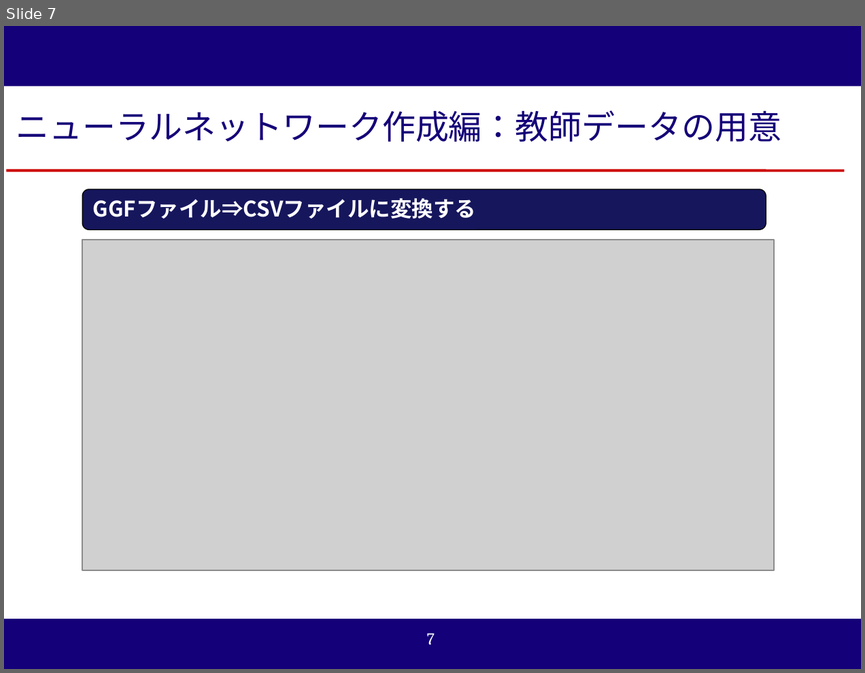
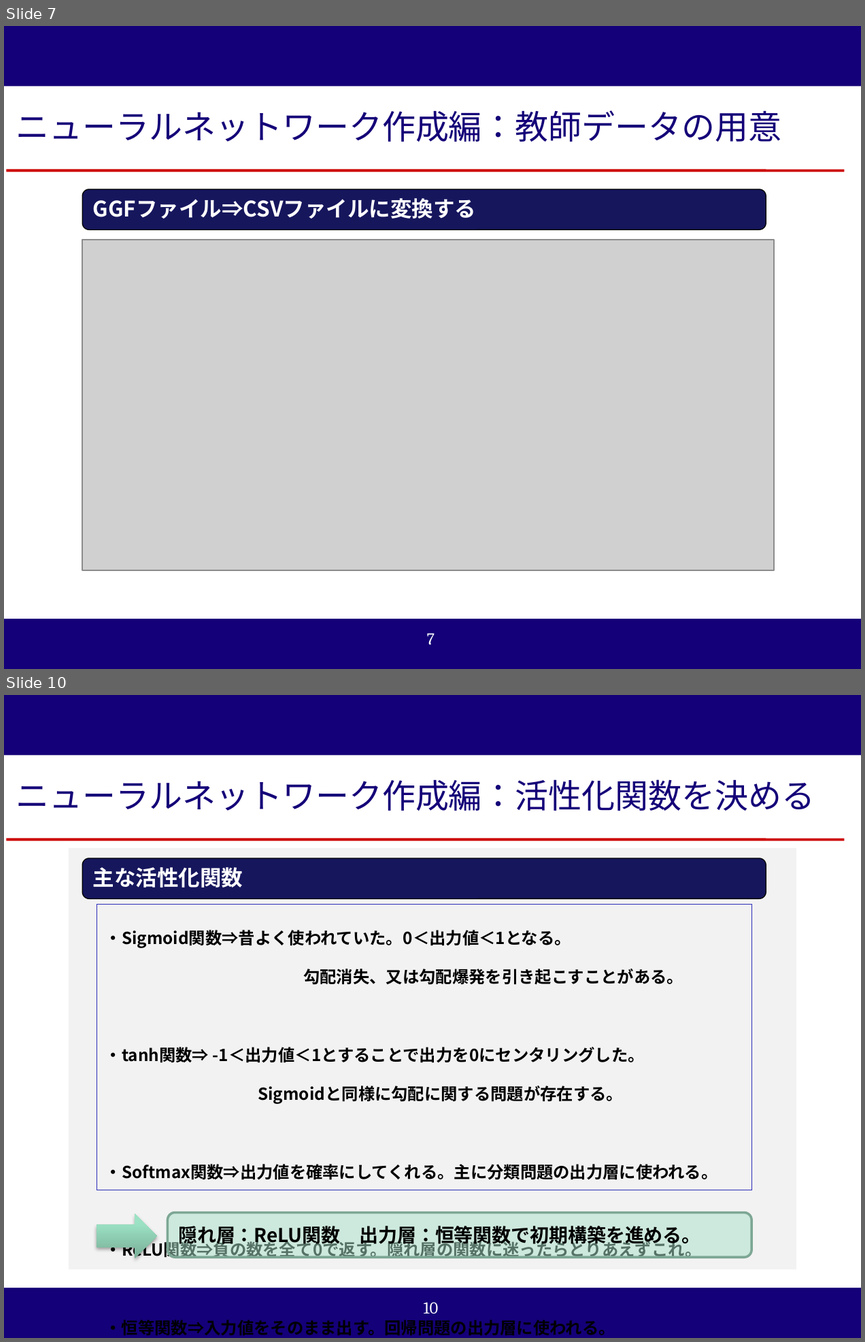
Before and after one commit to reversi-ir/ai-program, a slide deck: reversi-ai/result/オセロAI_技術アカデミー用説明資料.pptx. Shown one above the other, each under a label of ours: slide 7 before the commit, slides 7 and 10 after it; the slides between them are not shown. The pictures are 865x673 and 865x1342 pixels, drawn with LibreOffice and Linux fonts; fonts in the diff are those of the drawing; grey boxes stand for pictures; background and template pictures are left out. Boxes give left, top, right and bottom in pixels: in the first picture for what was removed or moved away, otherwise in the second. Text is boxed around its words. In the diff, an @@ line names an element or a change of style, - is before the commit and + after.

```diff
--- a/reversi-ai/result/オセロAI_技術アカデミー用説明資料.pptx
+++ b/reversi-ai/result/オセロAI_技術アカデミー用説明資料.pptx
@@ slide 10 added at (4, 695, 861, 1338), background #140078; not listed: 2 template elements that a slide beside it also shows @@
@@ rectangle added at (4, 755, 861, 1287), fill #FFFFFF @@
@@ rectangle added at (7, 756, 843, 834), fill #FFFFFF, 28 pt, text #140078 @@
+ニューラルネットワーク作成編：活性化関数を決める
@@ line added from (7, 840) to (844, 840), #CC0000 2.25 pt @@
@@ rectangle added at (68, 847, 796, 1269), fill #F2F2F2 @@
@@ rounded rectangle added at (82, 858, 766, 898), fill #17175C, outline #000000 0.75 pt, 18 pt, text #FFFFFF, bold @@
+主な活性化関数
@@ rectangle added at (96, 904, 751, 1189), outline #2D2DB9 0.75 pt, 24 pt, text #000000, bold @@
+・Sigmoid関数⇒昔よく使われていた。0＜出力値＜1となる。
+勾配消失、又は勾配爆発を引き起こすことがある。
+・tanh関数⇒ -1＜出力値＜1とすることで出力を0にセンタリングした。
+Sigmoidと同様に勾配に関する問題が存在する。
+・Softmax関数⇒出力値を確率にしてくれる。主に分類問題の出力層に使われる。
+・ReLU関数⇒負の数を全て0で返す。隠れ層の関数に迷ったらとりあえずこれ。
+・恒等関数⇒入力値をそのまま出す。回帰問題の出力層に使われる。
@@ right arrow added at (96, 1213, 156, 1258), fill gradient #79AF98 to #9DE3C5 to #9CE6C6 @@
@@ rounded rectangle added at (168, 1212, 752, 1257), fill #AAE2CA at 50% opacity, outline #7EA795 2 pt, 16 pt, text #000000, bold @@
+隠れ層：ReLU関数 出力層：恒等関数で初期構築を進める。
```
Also in this commit, not shown: 8 slides changed, 3 other slides added, 15 other files.
